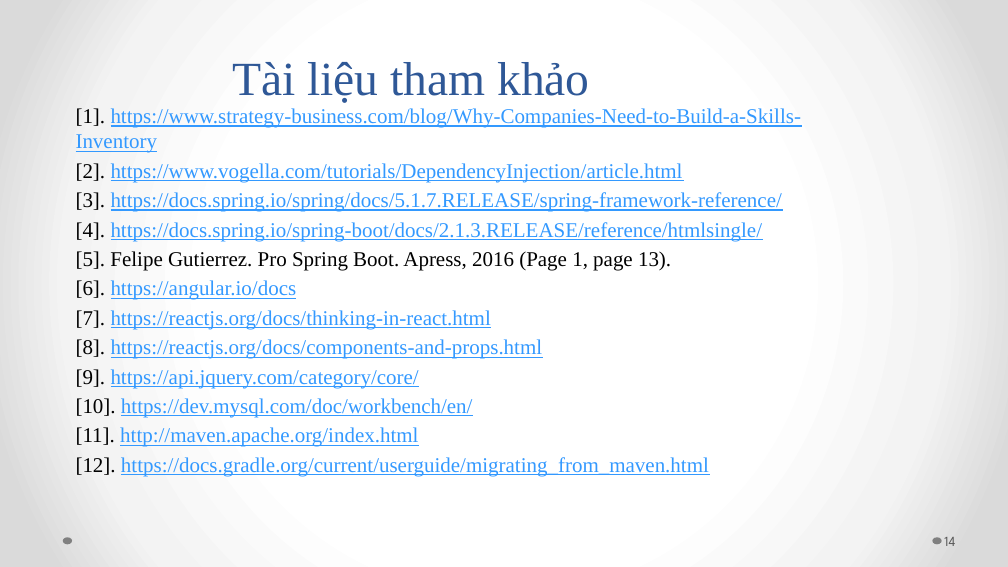
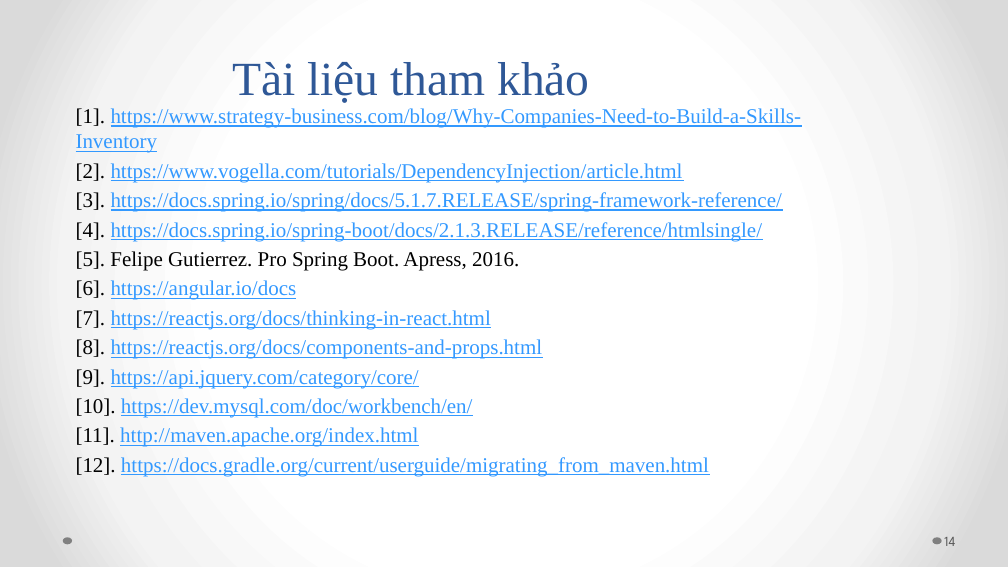
Before and after one commit to andy3520/intern-final-doc, a slide deck: slide 14 of doc/BAO_CAO-DO_AN_TOT_NGHIEP-SKILL_INVENTORY.pptx. Drawn at 1008x567 pixels with LibreOffice and Linux fonts; fonts in the diff are those of the drawing. Boxes give left, top, right and bottom in pixels: in the first picture for what was removed or moved away, otherwise in the second. Text is boxed around its words. In the diff, an @@ line names an element or a change of style, - is before the commit and + after.

```diff
--- a/doc/BAO_CAO-DO_AN_TOT_NGHIEP-SKILL_INVENTORY.pptx
+++ b/doc/BAO_CAO-DO_AN_TOT_NGHIEP-SKILL_INVENTORY.pptx
@@ text at (76, 251, 519, 271): text changed @@
-[5]. Felipe Gutierrez. Pro Spring Boot. Apress, 2016 (Page 1, page 13).
+[5]. Felipe Gutierrez. Pro Spring Boot. Apress, 2016.
```
Also in this commit, not shown: 11 other slides changed, 2 other files.
